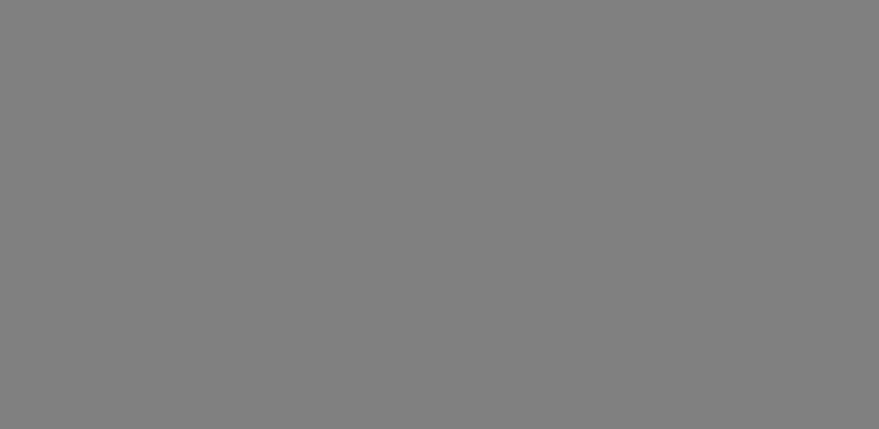
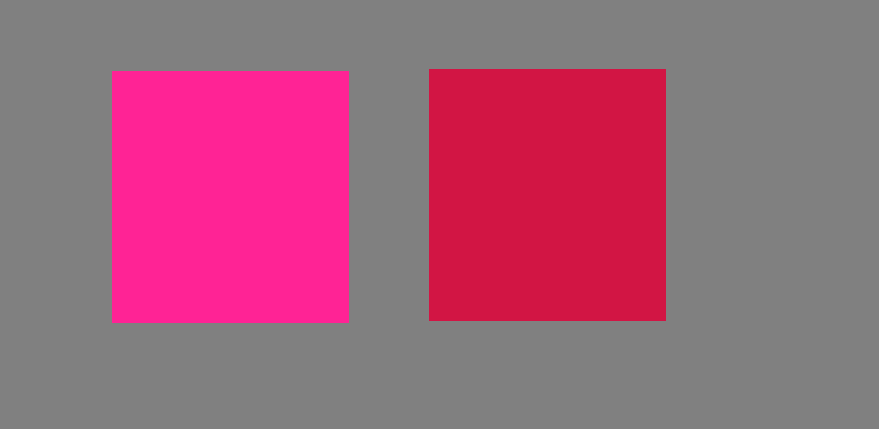
Layer changes from the first 879px x 429px image to the second:
added layer "Layer 1 copy" above "Layer 1" over [left=429, top=69, right=666, bottom=321]
added layer "Layer 1" above "Rectangle 1 copy 5" over [left=112, top=71, right=349, bottom=323]
